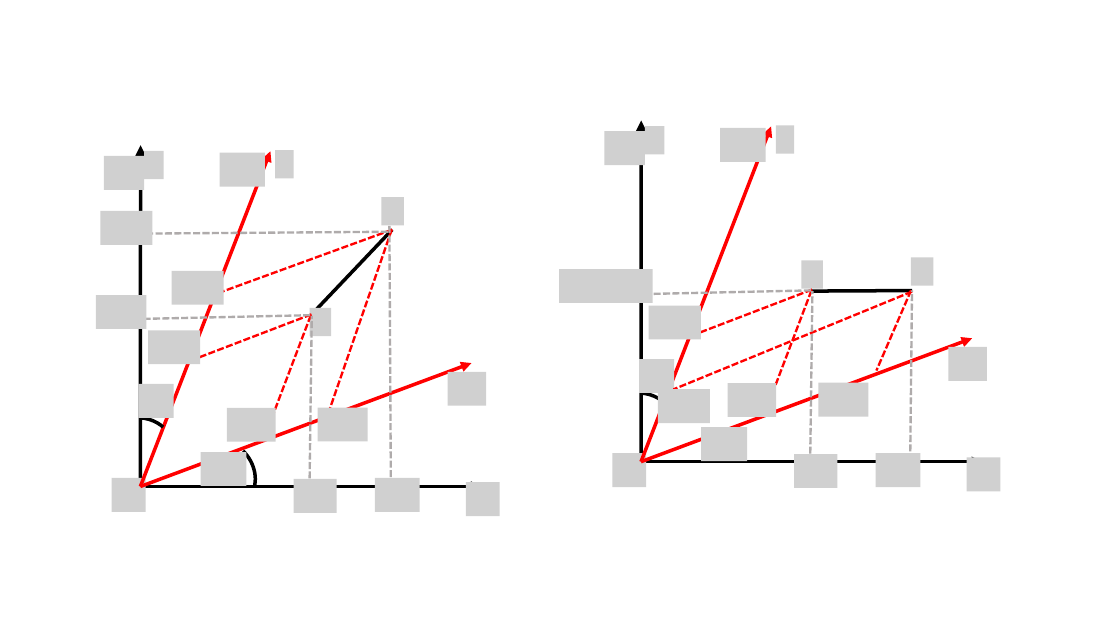
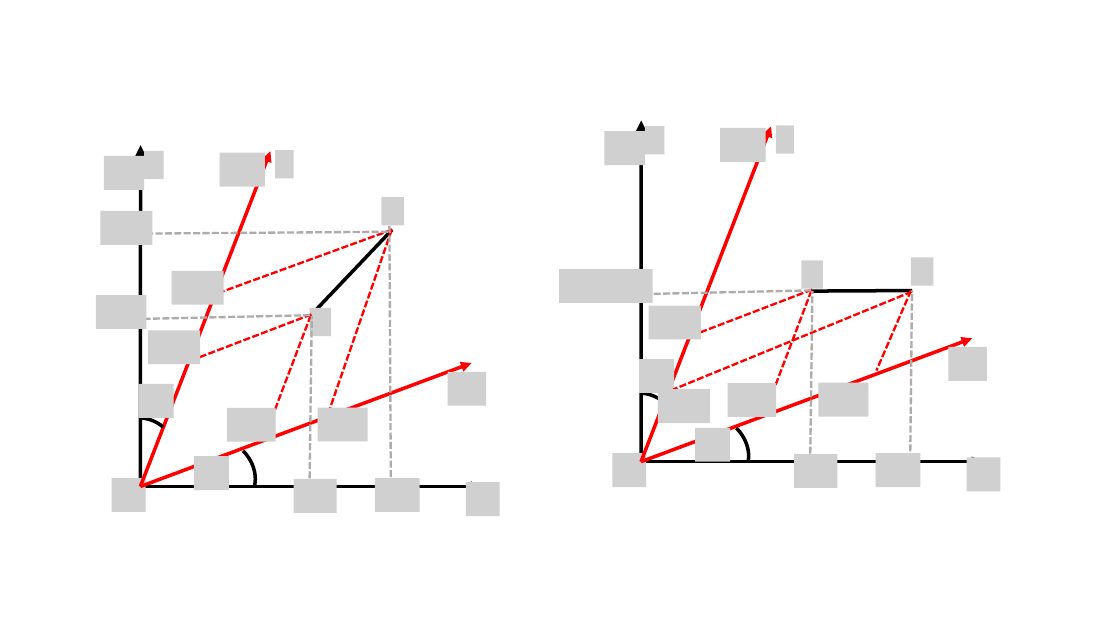
Before and after one commit to OSTP/PhysicsArtofModelling, a slide deck: slide 8 of tex/figures/SpecialRelativity/Figures.pptx. Drawn at 1120x630 pixels with LibreOffice and Linux fonts; fonts in the diff are those of the drawing; grey boxes stand for pictures. Boxes give left, top, right and bottom in pixels: in the first picture for what was removed or moved away, otherwise in the second. Text is boxed around its words. In the diff, an @@ line names an element or a change of style, - is before the commit and + after.

```diff
--- a/tex/figures/SpecialRelativity/Figures.pptx
+++ b/tex/figures/SpecialRelativity/Figures.pptx
@@ arc (boxed as its full ellipse) added at <box>629,410,749,504</box>, outline #000000 3 pt @@
@@ picture: place and size @@
-picture at <box>702,428,748,461</box>
+picture at <box>696,428,731,461</box>
@@ picture added at <box>194,456,229,490</box> @@
@@ picture removed at <box>201,452,247,486</box> @@
```
Also in this commit, not shown: 1 other slide changed, 5 other files.
